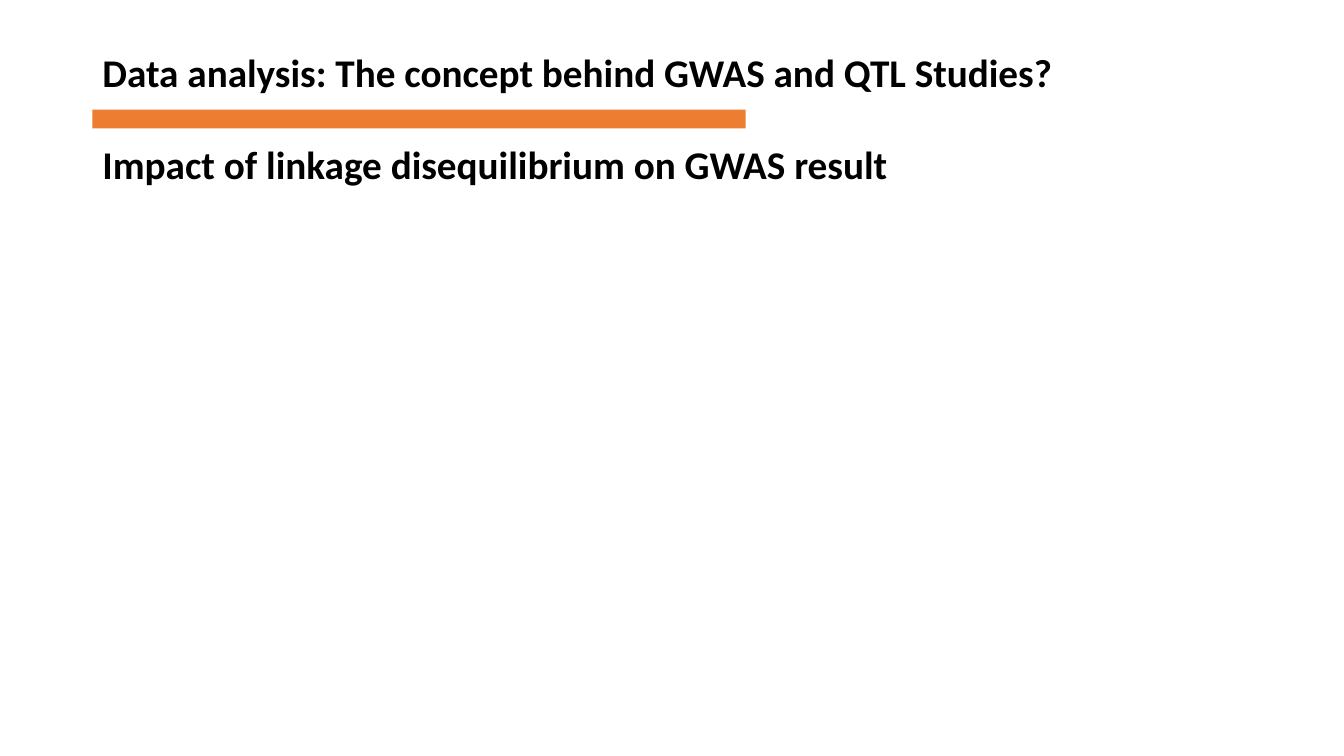
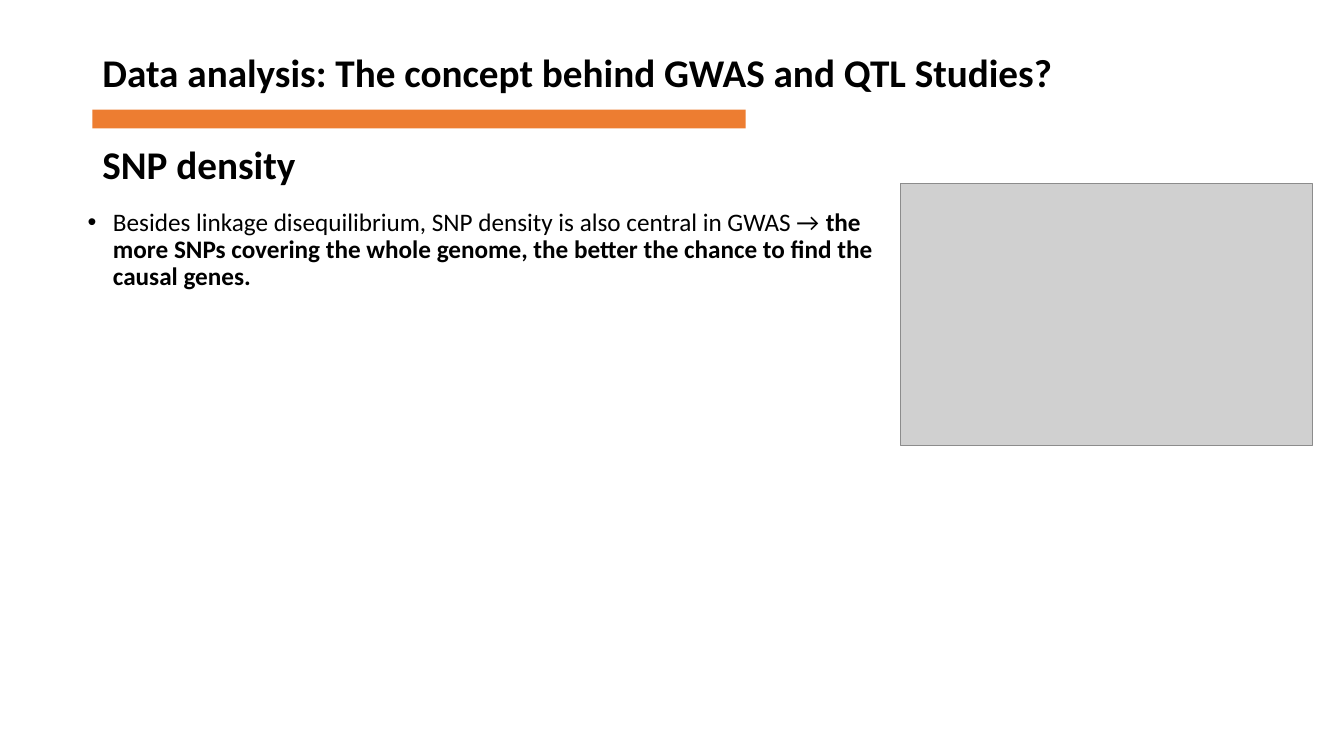
Before and after one commit to firzaariany/Course_Tree_improvement, a slide deck: slide 16 of Advances in quantitative genetics.pptx (slide 15 before the commit). Drawn at 1344x756 pixels with LibreOffice and Linux fonts; fonts in the diff are those of the drawing; grey boxes stand for pictures. Boxes give left, top, right and bottom in pixels: in the first picture for what was removed or moved away, otherwise in the second. Text is boxed around its words. In the diff, an @@ line names an element or a change of style, - is before the commit and + after.

```diff
--- a/Advances in quantitative genetics.pptx
+++ b/Advances in quantitative genetics.pptx
@@ text at bbox=[102, 151, 295, 185]: text changed @@
-Impact of linkage disequilibrium on GWAS result
+SNP density
@@ picture added at bbox=[900, 184, 1313, 446] @@
@@ text added at bbox=[113, 213, 872, 290], 18 pt, text #000000, bold @@
+• Besides linkage disequilibrium, SNP density is also central in GWAS → the more SNPs covering the whole genome, the better the chance to find the causal genes.
```
Also in this commit, not shown: 8 other slides changed, 4 slides added.
